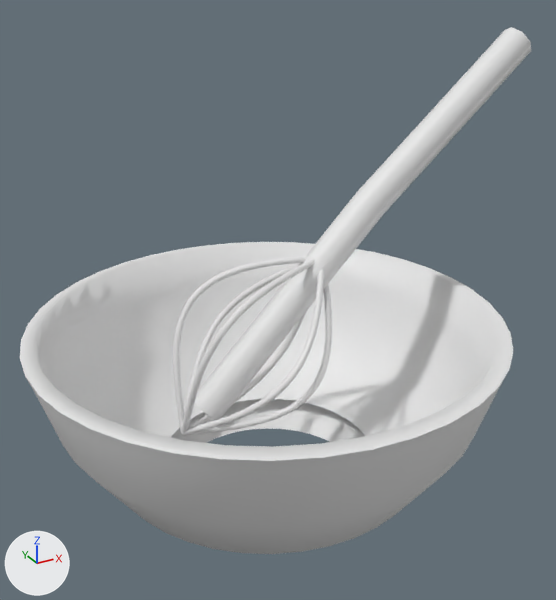
Renders of the FBX model Assets/BetoBeto/Art/Environment/Models/MixingBowlWhisk.fbx from each side of a commit.
The view is the same before and after, from a 50 mm camera at (-1.38, -2.61, 2.22) aimed at (0.06, 0.01, 0.91). The axes (+X, +Y, +Z) are drawn at lower left. The lights are the same throughout. The picture after the commit comes second. Materials are left out; every surface is plain grey. Where no turn or scale is listed for an object, it has been applied to the vertices. Vertices at exactly the same position are counted once.

In view in the first picture: 'MixingBowlWhisk'.
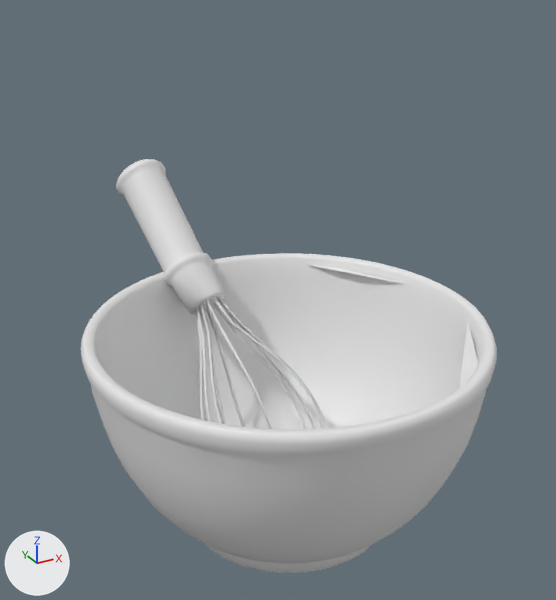
Boxes (x1, y1, x2, y2) around the edits, measured in the pictures (556 x 600 px):
'MixingBowlWhisk', reshaped (18% narrower, 21% shorter): before (20, 27, 531, 554); after (80, 159, 497, 573)
part 1 of me_bowl_outside, rebuilt (15% narrower): before (20, 242, 513, 554); after (80, 253, 497, 573)
part 2 of me_bowl_outside, added: after (116, 159, 225, 315)
part 3 of me_bowl_outside, added: after (226, 309, 317, 429)
part 4 of me_bowl_outside, deleted: before (184, 283, 332, 436)
part 5 of me_bowl_outside, deleted: before (173, 256, 308, 431)
part 6 of me_bowl_outside, deleted: before (181, 259, 315, 435)
part 7 of me_bowl_outside, cut back: before (184, 27, 531, 435); after (196, 265, 478, 430)

The change, as a diff of the scene's bpy script:
```diff
--- a/Assets/BetoBeto/Art/Environment/Models/MixingBowlWhisk.fbx.py
+++ b/Assets/BetoBeto/Art/Environment/Models/MixingBowlWhisk.fbx.py
@@ me_bowl_outside @@
 # used by ob_mixingbowlwhisk; location = (0.0, 0.0, 0.0)
-me_bowl_outside.from_pydata(...)  # 2010 vertices, 1912 faces; spans x -1.0..1.3, y -1.0..1.0, z 0.0..1.96
+me_bowl_outside.from_pydata(...)  # 1502 vertices, 1604 faces; spans x -0.81..0.81, y -1.0..1.0, z 0.0..1.36
+# me_bowl_outside part 1: the loose piece of 400 vertices spanning x -1.0..1.0, y -1.0..1.0, z 0.0..0.84 is rebuilt with 926 vertices and now spans x -0.81..0.81, y -1.0..0.63, z 0.0..0.9
+# me_bowl_outside part 2: a new loose piece of 179 vertices spanning x -0.33..-0.02, y 0.31..1.0, z 0.72..1.36
+# me_bowl_outside part 3: a new loose piece of 34 vertices spanning x -0.06..0.21, y -0.24..0.37, z 0.15..0.81
+# me_bowl_outside part 4: the loose piece of 264 vertices spanning x -0.41..0.28, y -0.17..0.01, z 0.39..1.07 is deleted
+# me_bowl_outside part 5: the loose piece of 264 vertices spanning x -0.41..0.27, y -0.01..0.17, z 0.39..1.08 is deleted
+# me_bowl_outside part 6: the loose piece of 264 vertices spanning x -0.41..0.27, y -0.17..0.01, z 0.39..1.08 is deleted
+# me_bowl_outside part 7: 817 vertices removed from x -0.41..1.3, y -0.33..0.33, z 0.0..1.96; 362 vertices added at x -0.31..0.74, y -0.89..0.44, z 0.07..0.86
```
